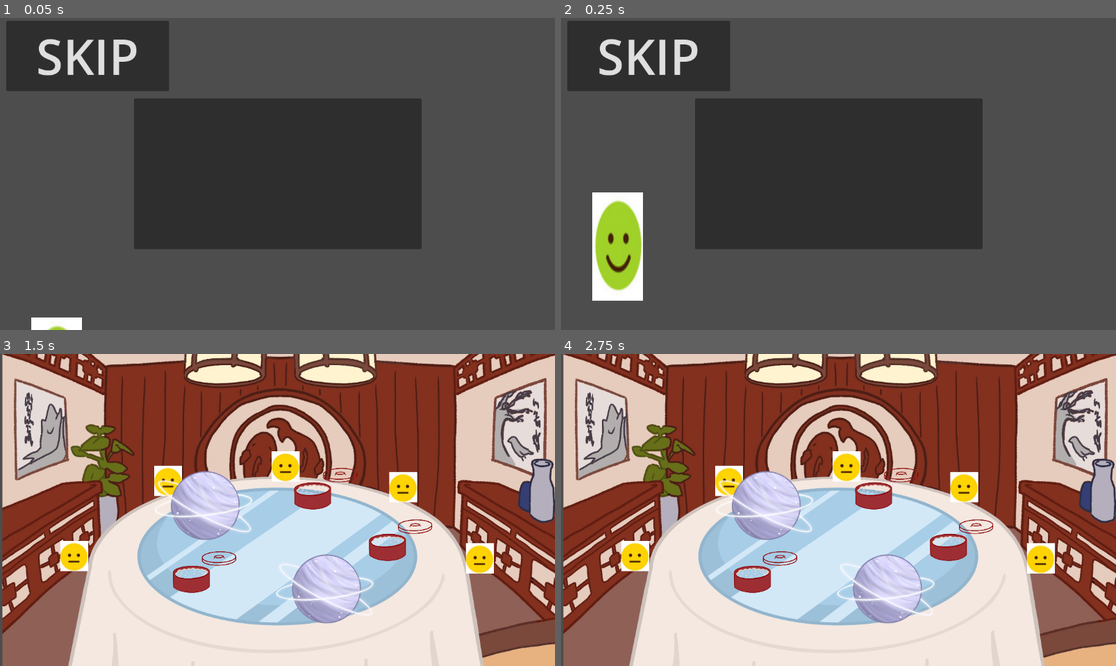
Above: before the commit, frames 1-4 (two rows, left to right).
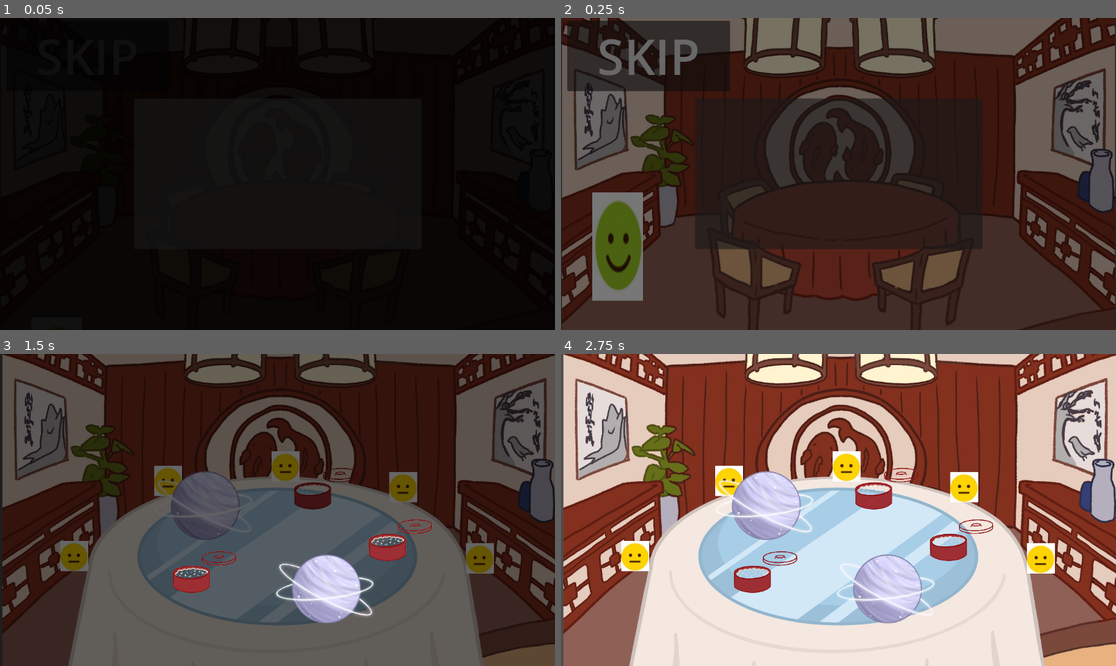
Above: after the commit, the same moments.

Repository: game-dev-besties/lupe_game
Game: Godot game, scene res://scenes/cutscene.tscn
Two runs of this game, one before a commit and one after it. Both use one fixed random seed, a clock stepped at 60 frames per second and the inputs below.
Inputs (mouse positions are in pixels of both pictures, inside the frame that each line leads up to):
- Up to frame 1 (0.05 s): no input
- Up to frame 2 (0.25 s): no input
- Up to frame 3 (1.5 s): click "SKIP" at 0.5 s; click (88, 391) at 1.25 s, where only the run after the commit has a clickable "SKIP"
- Up to frame 4 (2.75 s): tap Enter (ui_accept) at 2, 2.27 s; move the mouse to (960, 538) at 2.02 s; hold Right (ui_right) from 2.03 s (still down); hold Space (ui_select) from 2.03 s (still down); click (960, 538) at 2.17 s

The runs differ from the first frame. In frame 1, 100% of the frame differs, in the area x 0-100%, y 0-100%; in frame 2, 81%; in frame 3, 97%; in frame 4, nothing differs.

Commit message:
added cutscene transitions

Diff:
--- a/scenes/cutscene.tscn
+++ b/scenes/cutscene.tscn
@@ -1,11 +1,12 @@
-[gd_scene load_steps=6 format=3 uid="uid://caqnkqd4v413i"]
+[gd_scene load_steps=12 format=3 uid="uid://caqnkqd4v413i"]
 
 [ext_resource type="Script" path="res://scripts/cutscene.gd" id="1_nhhfa"]
+[ext_resource type="Texture2D" uid="uid://brqi5cskbd0ai" path="res://assets/background.jpg" id="2_ox32g"]
 [ext_resource type="Texture2D" uid="uid://bf1dcg1iv5e2p" path="res://assets/happy.png" id="2_qtgye"]
 
 [sub_resource type="Animation" id="Animation_sp6f6"]
 resource_name = "Cutscene1"
-length = 10.0
+length = 4.0
 tracks/0/type = "value"
 tracks/0/imported = false
 tracks/0/enabled = true
@@ -30,6 +31,18 @@
 "update": 0,
 "values": [0.0, 1.0]
 }
+tracks/2/type = "value"
+tracks/2/imported = false
+tracks/2/enabled = true
+tracks/2/path = NodePath("UI/Panel:modulate")
+tracks/2/interp = 1
+tracks/2/loop_wrap = true
+tracks/2/keys = {
+"times": PackedFloat32Array(0),
+"transitions": PackedFloat32Array(1),
+"update": 0,
+"values": [Color(1, 1, 1, 1)]
+}
 
 [sub_resource type="Animation" id="Animation_ho0y6"]
 length = 0.001
@@ -56,18 +69,152 @@
 "transitions": PackedFloat32Array(1),
 "update": 0,
 "values": [1.0]
+}
+tracks/2/type = "value"
+tracks/2/imported = false
+tracks/2/enabled = true
+tracks/2/path = NodePath("Transition/ColorRect:color")
+tracks/2/interp = 1
+tracks/2/loop_wrap = true
+tracks/2/keys = {
+"times": PackedFloat32Array(0),
+"transitions": PackedFloat32Array(1),
+"update": 0,
+"values": [Color(0, 0, 0, 1)]
+}
+tracks/3/type = "value"
+tracks/3/imported = false
+tracks/3/enabled = true
+tracks/3/path = NodePath("Transition/ColorRect:visible")
+tracks/3/interp = 1
+tracks/3/loop_wrap = true
+tracks/3/keys = {
+"times": PackedFloat32Array(0),
+"transitions": PackedFloat32Array(1),
+"update": 1,
+"values": [true]
+}
+tracks/4/type = "value"
+tracks/4/imported = false
+tracks/4/enabled = true
+tracks/4/path = NodePath("UI/Panel:modulate")
+tracks/4/interp = 1
+tracks/4/loop_wrap = true
+tracks/4/keys = {
+"times": PackedFloat32Array(0),
+"transitions": PackedFloat32Array(1),
+"update": 0,
+"values": [Color(1, 1, 1, 1)]
+}
+
+[sub_resource type="Animation" id="Animation_kie4y"]
+resource_name = "stop"
+length = 0.5
+tracks/0/type = "value"
+tracks/0/imported = false
+tracks/0/enabled = true
+tracks/0/path = NodePath("UI/Panel:modulate")
+tracks/0/interp = 1
+tracks/0/loop_wrap = true
+tracks/0/keys = {
+"times": PackedFloat32Array(0, 0.5),
+"transitions": PackedFloat32Array(1, 1),
+"update": 0,
+"values": [Color(1, 1, 1, 1), Color(1, 1, 1, 0)]
 }
 
 [sub_resource type="AnimationLibrary" id="AnimationLibrary_pduvj"]
 _data = {
 "Cutscene1": SubResource("Animation_sp6f6"),
-"RESET": SubResource("Animation_ho0y6")
+"RESET": SubResource("Animation_ho0y6"),
+"stop": SubResource("Animation_kie4y")
+}
+
+[sub_resource type="Animation" id="Animation_pk0x4"]
+length = 0.001
+tracks/0/type = "value"
+tracks/0/imported = false
+tracks/0/enabled = true
+tracks/0/path = NodePath("ColorRect:color")
+tracks/0/interp = 1
+tracks/0/loop_wrap = true
+tracks/0/keys = {
+"times": PackedFloat32Array(0),
+"transitions": PackedFloat32Array(1),
+"update": 0,
+"values": [Color(0, 0, 0, 1)]
+}
+tracks/1/type = "value"
+tracks/1/imported = false
+tracks/1/enabled = true
+tracks/1/path = NodePath("ColorRect:visible")
+tracks/1/interp = 1
+tracks/1/loop_wrap = true
+tracks/1/keys = {
+"times": PackedFloat32Array(0),
+"transitions": PackedFloat32Array(1),
+"update": 1,
+"values": [true]
+}
+
+[sub_resource type="Animation" id="Animation_i0p51"]
+resource_name = "fade_in"
+length = 0.5
+tracks/0/type = "value"
+tracks/0/imported = false
+tracks/0/enabled = true
+tracks/0/path = NodePath("ColorRect:color")
+tracks/0/interp = 1
+tracks/0/loop_wrap = true
+tracks/0/keys = {
+"times": PackedFloat32Array(0, 0.5),
+"transitions": PackedFloat32Array(1, 1),
+"update": 0,
+"values": [Color(0, 0, 0, 1), Color(0, 0, 0, 0)]
+}
+
+[sub_resource type="Animation" id="Animation_d6meh"]
+resource_name = "fade_out"
+length = 0.5
+tracks/0/type = "value"
+tracks/0/imported = false
+tracks/0/enabled = true
+tracks/0/path = NodePath("ColorRect:color")
+tracks/0/interp = 1
+tracks/0/loop_wrap = true
+tracks/0/keys = {
+"times": PackedFloat32Array(0, 0.5),
+"transitions": PackedFloat32Array(1, 1),
+"update": 0,
+"values": [Color(0, 0, 0, 0), Color(0, 0, 0, 1)]
+}
+tracks/1/type = "value"
+tracks/1/imported = false
+tracks/1/enabled = true
+tracks/1/path = NodePath("ColorRect:visible")
+tracks/1/interp = 1
+tracks/1/loop_wrap = true
+tracks/1/keys = {
+"times": PackedFloat32Array(0),
+"transitions": PackedFloat32Array(1),
+"update": 1,
+"values": [true]
+}
+
+[sub_resource type="AnimationLibrary" id="AnimationLibrary_ljsqd"]
+_data = {
+"RESET": SubResource("Animation_pk0x4"),
+"fade_in": SubResource("Animation_i0p51"),
+"fade_out": SubResource("Animation_d6meh")
 }
 
 [node name="cutscene" type="Node2D"]
 script = ExtResource("1_nhhfa")
 
-[node name="Sprite2D" type="Sprite2D" parent="."]
+[node name="Background" type="Sprite2D" parent="."]
+position = Vector2(576, 384)
+scale = Vector2(0.516, 0.516)
+texture = ExtResource("2_ox32g")
 
 [node name="UI" type="CanvasLayer" parent="."]
 
@@ -102,12 +249,28 @@
 scale = Vector2(1.69355, 3.25362)
 texture = ExtResource("2_qtgye")
 
+[node name="Transition" type="Node2D" parent="."]
+
+[node name="ColorRect" type="ColorRect" parent="Transition"]
+top_level = true
+offset_left = -183.0
+offset_top = -156.0
+offset_right = 1321.0
+offset_bottom = 898.0
+color = Color(0, 0, 0, 1)
+
+[node name="AnimationPlayer" type="AnimationPlayer" parent="Transition"]
+libraries = {
+"": SubResource("AnimationLibrary_ljsqd")
+}
+
 [node name="Skip" type="Button" parent="."]
 offset_left = 13.0
 offset_top = 6.0
 offset_right = 351.0
-offset_bottom = 126.0
+offset_bottom = 152.0
 theme_override_font_sizes/font_size = 101
 text = "SKIP"
 
+[connection signal="animation_finished" from="AnimationPlayer" to="." method="_on_animation_player_animation_finished"]
 [connection signal="pressed" from="Skip" to="." method="_on_skip_pressed"]
--- a/scenes/game.tscn
+++ b/scenes/game.tscn
@@ -1,12 +1,92 @@
-[gd_scene load_steps=6 format=3 uid="uid://b7w465tfimyec"]
+[gd_scene load_steps=11 format=3 uid="uid://b7w465tfimyec"]
 
+[ext_resource type="Script" path="res://scripts/game.gd" id="1_lkgvj"]
 [ext_resource type="PackedScene" uid="uid://b6jq0f6yg0wuw" path="res://scenes/NPC.tscn" id="2_lnu2h"]
 [ext_resource type="Texture2D" uid="uid://dspqnr0vuhl4l" path="res://assets/table.png" id="3_lbhrr"]
 [ext_resource type="Script" path="res://scripts/spinningthing.gd" id="3_p57ef"]
 [ext_resource type="PackedScene" uid="uid://ddw71ek2dup7r" path="res://scenes/dish.tscn" id="4_u5sy4"]
 [ext_resource type="Texture2D" uid="uid://brqi5cskbd0ai" path="res://assets/background.jpg" id="5_iywne"]
 
+[sub_resource type="Animation" id="Animation_pk0x4"]
+length = 0.001
+tracks/0/type = "value"
+tracks/0/imported = false
+tracks/0/enabled = true
+tracks/0/path = NodePath("ColorRect:color")
+tracks/0/interp = 1
+tracks/0/loop_wrap = true
+tracks/0/keys = {
+"times": PackedFloat32Array(0),
+"transitions": PackedFloat32Array(1),
+"update": 0,
+"values": [Color(0, 0, 0, 1)]
+}
+tracks/1/type = "value"
+tracks/1/imported = false
+tracks/1/enabled = true
+tracks/1/path = NodePath("ColorRect:visible")
+tracks/1/interp = 1
+tracks/1/loop_wrap = true
+tracks/1/keys = {
+"times": PackedFloat32Array(0),
+"transitions": PackedFloat32Array(1),
+"update": 1,
+"values": [true]
+}
+
+[sub_resource type="Animation" id="Animation_i0p51"]
+resource_name = "fade_in"
+length = 0.5
+tracks/0/type = "value"
+tracks/0/imported = false
+tracks/0/enabled = true
+tracks/0/path = NodePath("ColorRect:color")
+tracks/0/interp = 1
+tracks/0/loop_wrap = true
+tracks/0/keys = {
+"times": PackedFloat32Array(0, 0.5),
+"transitions": PackedFloat32Array(1, 1),
+"update": 0,
+"values": [Color(0, 0, 0, 1), Color(0, 0, 0, 0)]
+}
+
+[sub_resource type="Animation" id="Animation_d6meh"]
+resource_name = "fade_out"
+length = 0.5
+tracks/0/type = "value"
+tracks/0/imported = false
+tracks/0/enabled = true
+tracks/0/path = NodePath("ColorRect:color")
+tracks/0/interp = 1
+tracks/0/loop_wrap = true
+tracks/0/keys = {
+"times": PackedFloat32Array(0, 0.5),
+"transitions": PackedFloat32Array(1, 1),
+"update": 0,
+"values": [Color(0, 0, 0, 0), Color(0, 0, 0, 1)]
+}
+tracks/1/type = "value"
+tracks/1/imported = false
+tracks/1/enabled = true
+tracks/1/path = NodePath("ColorRect:visible")
+tracks/1/interp = 1
+tracks/1/loop_wrap = true
+tracks/1/keys = {
+"times": PackedFloat32Array(0),
+"transitions": PackedFloat32Array(1),
+"update": 1,
+"values": [true]
+}
+
+[sub_resource type="AnimationLibrary" id="AnimationLibrary_ljsqd"]
+_data = {
+"RESET": SubResource("Animation_pk0x4"),
+"fade_in": SubResource("Animation_i0p51"),
+"fade_out": SubResource("Animation_d6meh")
+}
+
 [node name="Game" type="Node2D"]
+script = ExtResource("1_lkgvj")
 
 [node name="spinningthing" type="Node2D" parent="."]
 position = Vector2(605, 436)
@@ -47,3 +127,17 @@
 position = Vector2(576, 384)
 scale = Vector2(0.516487, 0.516487)
 texture = ExtResource("5_iywne")
+
+[node name="Transition" type="Node2D" parent="."]
+
+[node name="ColorRect" type="ColorRect" parent="Transition"]
+offset_left = -183.0
+offset_top = -156.0
+offset_right = 1321.0
+offset_bottom = 898.0
+color = Color(0, 0, 0, 1)
+
+[node name="AnimationPlayer" type="AnimationPlayer" parent="Transition"]
+libraries = {
+"": SubResource("AnimationLibrary_ljsqd")
+}
--- a/scripts/cutscene.gd
+++ b/scripts/cutscene.gd
@@ -3,11 +3,23 @@
 
 # Called when the node enters the scene tree for the first time.
 func _ready():
+	$Transition/AnimationPlayer.play("fade_in")
 	$AnimationPlayer.play("Cutscene1")
 
 # Called every frame. 'delta' is the elapsed time since the previous frame.
 func _process(_delta):
-	pass
+	if Input.is_action_pressed("ui_select"):
+		end_cutscene()
+
+func end_cutscene():
+	$Transition/AnimationPlayer.play("fade_out")
+	$AnimationPlayer.play("stop")
+	await get_tree().create_timer(0.7).timeout
+	get_tree().change_scene_to_packed(game)
 
 func _on_skip_pressed():
-	get_tree().change_scene_to_packed(game)
+	end_cutscene()
+
+func _on_animation_player_animation_finished(anim_name):
+	if (anim_name == "Cutscene1"):
+		end_cutscene()
--- /dev/null
+++ b/scripts/game.gd
@@ -0,0 +1,10 @@
+extends Node2D
+
+
+# Called when the node enters the scene tree for the first time.
+func _ready():
+	$Transition/AnimationPlayer.play("fade_in")
+
+# Called every frame. 'delta' is the elapsed time since the previous frame.
+func _process(_delta):
+	pass
